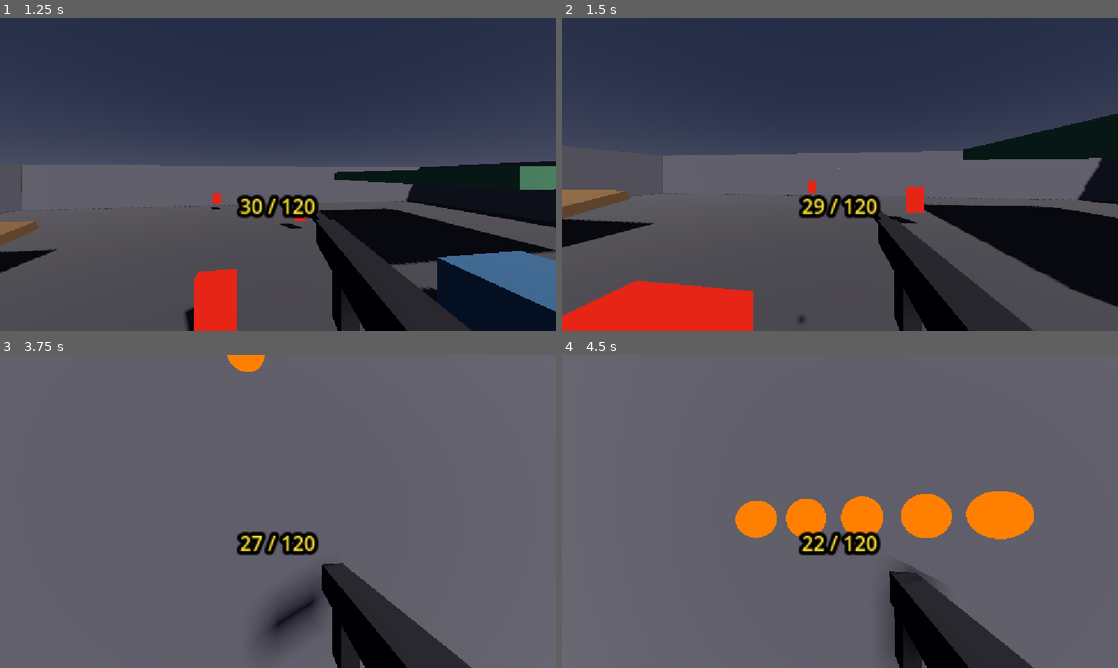
Above: before the commit, frames 1-4 (two rows, left to right).
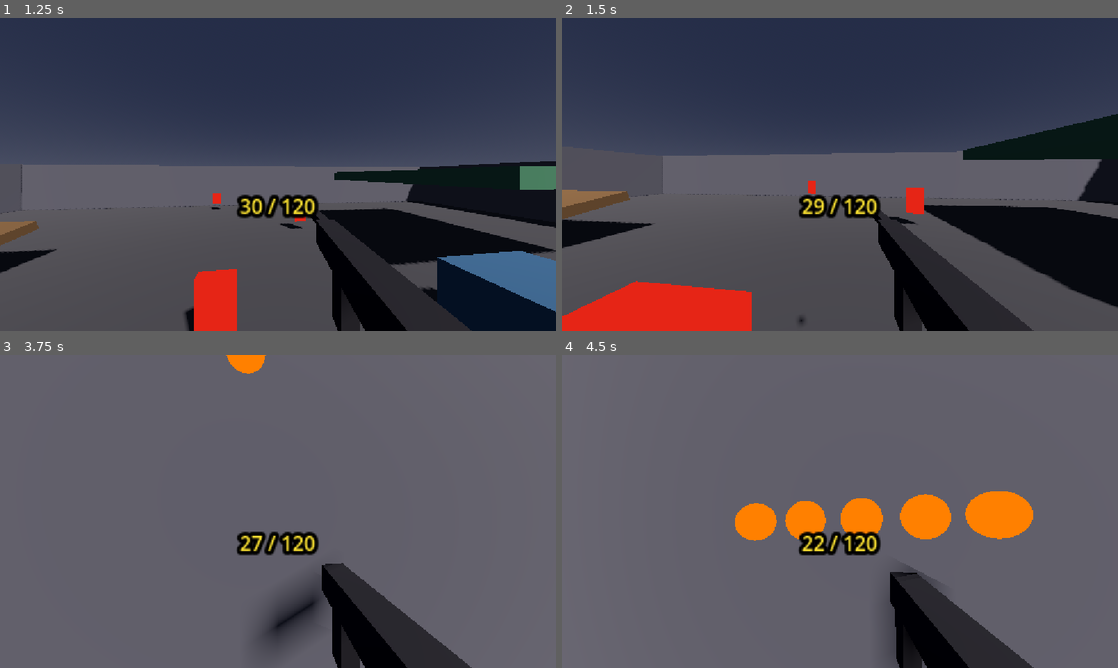
Above: after the commit, the same moments.

Repository: aimerscrypto/Project-FPS
Game: Godot game, scene res://scenes/maps/test_arena.tscn
Same seed, same stepped clock (60 frames per second), same inputs: the game is played once before the commit and once after it.
Inputs (mouse positions are in pixels of both pictures, inside the frame that each line leads up to):
- Up to frame 1 (1.25 s): tap Enter at 0.5 s; move the mouse to (305, 174) at 0.52 s; hold W (move_forward) from 0.53 s (still down); hold Ctrl (crouch) from 0.53 s (still down); tap Space (jump) at 0.77 s
- Up to frame 2 (1.5 s): keep holding W (move_forward); move the mouse to (812, 174) at 1.27 s; release Ctrl (crouch) at 1.28 s; click (812, 174) at 1.35 s
- Up to frame 3 (3.75 s): keep holding W (move_forward); tap Space (jump) at 1.52, 3.02 s; move the mouse to (289, 505) at 2.02 s; hold Shift (sprint) 2.03-2.78 s; move the mouse to (272, 517) at 2.77 s; tap Ctrl (crouch) at 2.85 s; move the mouse to (316, 514) at 3.52 s; press the mouse at (316, 514) at 3.53 s
- Up to frame 4 (4.5 s): keep holding W (move_forward); tap Space (jump) at 3.77 s; move the mouse to (795, 508) at 4.27 s; release the mouse at (795, 508) at 4.28 s; tap Shift (sprint) at 4.35 s

Frame 1 is identical in both runs. In frame 2, 0.7% of the frame differs, in the area x 0-100%, y 30-100%; in frame 3, less than 0.1%; in frame 4, 0.4%.

Commit message:
Tune assault rifle recoil: 1.05 deg vertical climb, directional horizontal weave tendency, and 2-axis mouse compensation

Diff:
--- a/data/weapons/assault_rifle.tres
+++ b/data/weapons/assault_rifle.tres
@@ -14,6 +14,6 @@
 reload_time = 2.0
 spread_degrees = 0.5
 range_meters = 100.0
-recoil_vertical = 0.85
-recoil_horizontal = 0.2
+recoil_vertical = 1.05
+recoil_horizontal = 0.35
 recoil_recovery = 4.5
--- a/scripts/player/player_controller.gd
+++ b/scripts/player/player_controller.gd
@@ -73,10 +73,11 @@
 var _mouse_delta    : Vector2  = Vector2.ZERO
 
 # Mouse look & recoil
-var _mouse_pitch     : float = 0.0   # Baseline pitch from mouse look (degrees)
-var _recoil_pitch    : float = 0.0   # Current upward recoil offset (degrees)
-var _recoil_yaw      : float = 0.0   # Current horizontal recoil offset (degrees)
-var _recoil_recovery : float = 4.5   # Rate at which recoil recovers (degrees/second)
+var _mouse_pitch           : float = 0.0   # Baseline pitch from mouse look (degrees)
+var _recoil_pitch          : float = 0.0   # Current upward recoil offset (degrees)
+var _recoil_yaw            : float = 0.0   # Current horizontal recoil offset (degrees)
+var _recoil_recovery_pitch : float = 4.5   # Rate at which vertical recoil recovers (degrees/second)
+var _recoil_recovery_yaw   : float = 2.5   # Rate at which horizontal recoil recovers (degrees/second)
 
 # Prevent holding jump to auto-jump — require a fresh press
 var _jump_consumed  : bool = false
@@ -111,7 +112,8 @@
 func apply_recoil(v_kick: float, h_kick: float, recovery_rate: float) -> void:
 	_recoil_pitch += v_kick
 	_recoil_yaw += h_kick
-	_recoil_recovery = recovery_rate
+	_recoil_recovery_pitch = recovery_rate
+	_recoil_recovery_yaw = recovery_rate * 0.55  # Gentle horizontal recovery preserves spray character
 
 
 # =============================================================================
@@ -158,9 +160,21 @@
 # MOUSE LOOK & RECOIL
 # =============================================================================
 func _handle_mouse_look(delta: float) -> void:
-	# 1. Horizontal mouse look (yaw) — rotate the whole body so movement stays aligned
+	# 1. Horizontal mouse look (yaw) — rotate the body, absorbing horizontal recoil if counter-steering
 	if _mouse_delta.x != 0.0:
-		rotate_y(-_mouse_delta.x * MOUSE_SENSITIVITY)
+		var yaw_delta : float = rad_to_deg(_mouse_delta.x * MOUSE_SENSITIVITY)
+		# Counter-steering absorbs active recoil yaw first
+		if yaw_delta > 0.0 and _recoil_yaw > 0.0:
+			var absorbed : float = min(yaw_delta, _recoil_yaw)
+			_recoil_yaw -= absorbed
+			yaw_delta -= absorbed
+		elif yaw_delta < 0.0 and _recoil_yaw < 0.0:
+			var absorbed : float = max(yaw_delta, _recoil_yaw)
+			_recoil_yaw -= absorbed
+			yaw_delta -= absorbed
+
+		if yaw_delta != 0.0:
+			rotate_y(-deg_to_rad(yaw_delta))
 
 	# 2. Vertical mouse look (pitch) — modify _mouse_pitch, absorbing active recoil if pulling down
 	if _mouse_delta.y != 0.0:
@@ -181,9 +195,9 @@
 
 	# 3. Smooth recoil recovery over time toward rest (0)
 	if _recoil_pitch != 0.0:
-		_recoil_pitch = move_toward(_recoil_pitch, 0.0, _recoil_recovery * delta)
+		_recoil_pitch = move_toward(_recoil_pitch, 0.0, _recoil_recovery_pitch * delta)
 	if _recoil_yaw != 0.0:
-		_recoil_yaw = move_toward(_recoil_yaw, 0.0, _recoil_recovery * delta)
+		_recoil_yaw = move_toward(_recoil_yaw, 0.0, _recoil_recovery_yaw * delta)
 
 	# 4. Final camera pitch = base mouse pitch + recoil pitch (clamped safely)
 	_camera_mount.rotation_degrees.x = clamp(_mouse_pitch + _recoil_pitch, CAMERA_PITCH_MIN, CAMERA_PITCH_MAX)
--- a/scripts/weapons/weapon_base.gd
+++ b/scripts/weapons/weapon_base.gd
@@ -51,6 +51,12 @@
 var _muzzle_timer    : float       = 0.0
 const MUZZLE_FLASH_DURATION : float = 0.05  # seconds
 
+# Spray tracking for recoil personality & directional tendency
+var _continuous_shots   : int   = 0
+var _spray_direction    : float = 1.0    # 1.0 (rightward bias) or -1.0 (leftward bias)
+var _time_since_fired   : float = 0.0
+const SPRAY_RESET_DELAY : float = 0.25   # seconds after last shot to reset continuous spray count
+
 
 # =============================================================================
 # SETUP
@@ -88,6 +94,7 @@
 	_tick_fire_timer(delta)
 	_tick_reload_timer(delta)
 	_tick_muzzle_flash(delta)
+	_tick_spray_tracker(delta)
 
 
 # =============================================================================
@@ -132,6 +139,7 @@
 	_state = WeaponState.FIRING
 	_current_ammo -= 1
 	_fire_timer = 1.0 / data.fire_rate
+	_time_since_fired = 0.0
 
 	# Hitscan
 	_do_hitscan()
@@ -236,8 +244,22 @@
 # =============================================================================
 func _apply_recoil() -> void:
 	if _player and _player.has_method("apply_recoil"):
-		var h_kick : float = randf_range(-data.recoil_horizontal, data.recoil_horizontal)
+		var h_max : float = data.recoil_horizontal
+
+		# First 3-4 shots have reduced horizontal kick for tight initial burst control
+		var h_scale : float = clampf(float(_continuous_shots) / 4.0, 0.35, 1.0)
+
+		# Directional bias + random deviation around that bias
+		var trend_step  : float = _spray_direction * h_max * 0.55
+		var random_step : float = randf_range(-0.45, 0.45) * h_max
+		var h_kick      : float = (trend_step + random_step) * h_scale
+
+		# Reverse directional tendency every 5-7 continuous shots so the spray weaves naturally
+		if _continuous_shots > 0 and _continuous_shots % randi_range(5, 7) == 0:
+			_spray_direction *= -1.0
+
 		_player.apply_recoil(data.recoil_vertical, h_kick, data.recoil_recovery)
+		_continuous_shots += 1
 
 
 # =============================================================================
@@ -267,6 +289,13 @@
 			_muzzle_flash.visible = false
 
 
+func _tick_spray_tracker(delta: float) -> void:
+	_time_since_fired += delta
+	if _time_since_fired > SPRAY_RESET_DELAY and _continuous_shots > 0:
+		_continuous_shots = 0
+		_spray_direction = 1.0 if randf() > 0.5 else -1.0
+
+
 # =============================================================================
 # HELPERS
 # =============================================================================
--- a/scripts/weapons/weapon_data.gd
+++ b/scripts/weapons/weapon_data.gd
@@ -34,6 +34,6 @@
 @export var range_meters   : float = 100.0 # hitscan maximum range
 
 # --- Recoil (applied to camera on each shot) ---
-@export var recoil_vertical   : float = 0.85  # degrees upward kick per shot
-@export var recoil_horizontal : float = 0.20  # max random horizontal degrees per shot
+@export var recoil_vertical   : float = 1.05  # degrees upward kick per shot
+@export var recoil_horizontal : float = 0.35  # max random horizontal degrees per shot
 @export var recoil_recovery   : float = 4.5   # degrees/second recovery toward rest
Not shown, changed: DEVELOPMENT_STATUS.md
